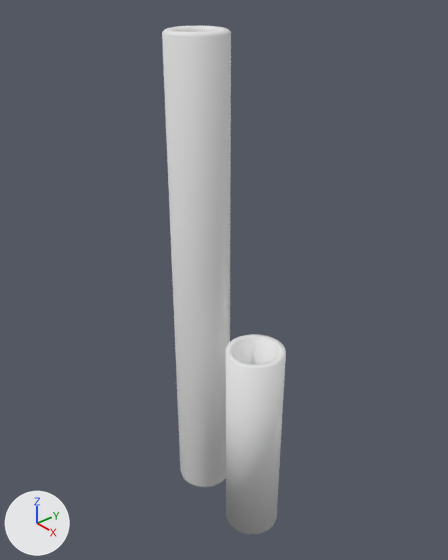
The Blender file Assets/Models/Tube.blend: old version first, new version second.
Rendered twice from a 50 mm lens placed at (21.4, -21.0, 34.5), pointed at (-3.9, 0.6, 16.9). Every picture has the same lights, and +X, +Y and +Z are marked at lower left.
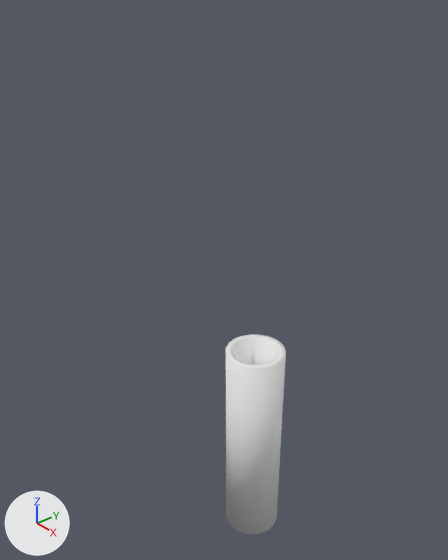
What differs and where, as boxes (x1, y1, x2, y2) in the pictures (448 x 560 px):
'Torus.002', deleted
    before: (162, 26, 231, 487)

Edits to the bpy script that builds the scene:
```text
Remove ob_torus_002:
    ob_torus_002 = bpy.data.objects.new('Torus.002', me_torus_002)
    ob_torus_002.location = (-5.75, 0.3, 0.38)
    ob_torus_002.scale = (1.47, 1.47, 1.47)
```
